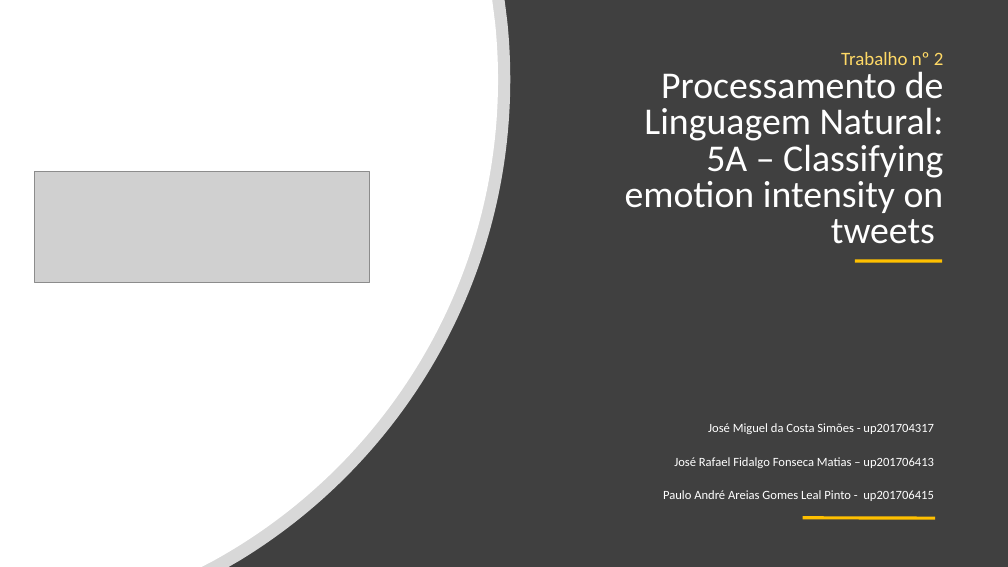
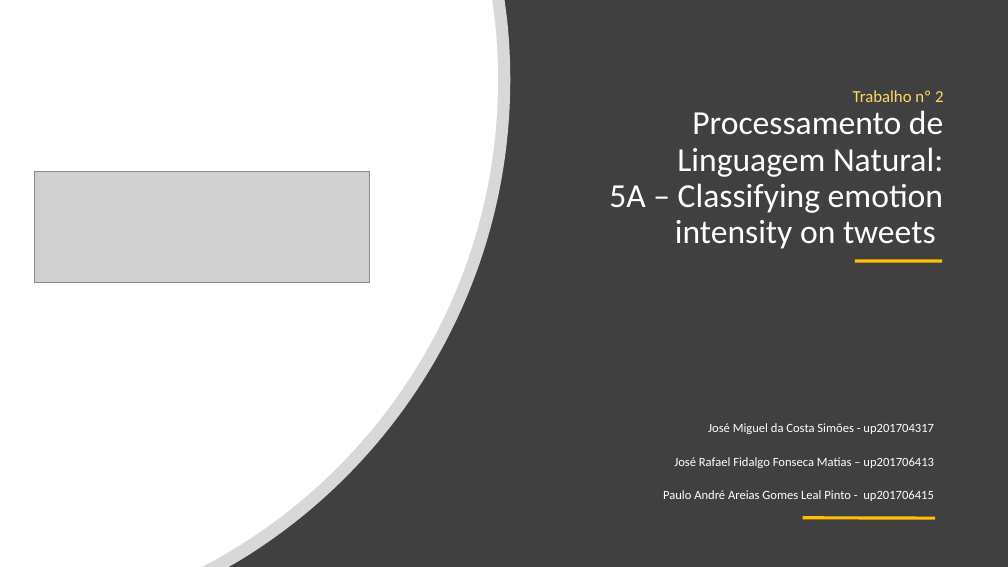
Before and after one commit to MiguelSimoes35/FEUP-IART, a slide deck: slide 1 of Proj2/docs/pp_checkpoint.odp. Drawn at 1008x567 pixels with LibreOffice and Linux fonts; fonts in the diff are those of the drawing; grey boxes stand for pictures. Boxes give left, top, right and bottom in pixels: in the first picture for what was removed or moved away, otherwise in the second. Text is boxed around its words. In the diff, an @@ line names an element or a change of style, - is before the commit and + after.

```diff
--- a/Proj2/docs/pp_checkpoint.odp
+++ b/Proj2/docs/pp_checkpoint.odp
@@ title "Trabalho nº 2 Processamento de ..." at [609, 90, 943, 249]: size 18 to 16 pt in "Trabalho nº 2"; size 36 to 32 pt in "Processamento de Linguagem Natural: 5A – Classifying ..."; line spacing 0.8 to 0.9 @@
```
Also in this commit, not shown: 2 other slides changed.
